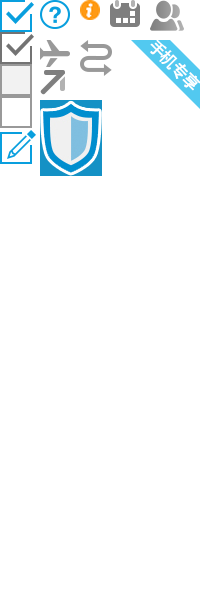
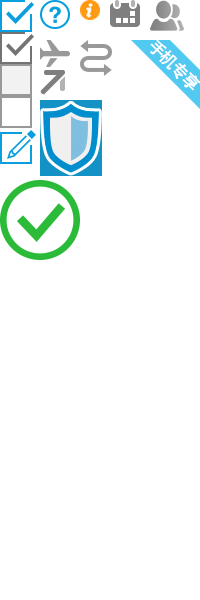
The second w=200, h=600 image is a revision of the first. Changes to its layers:
added layer "图层 13" above "图层 12" over (0, 180, 80, 260)
